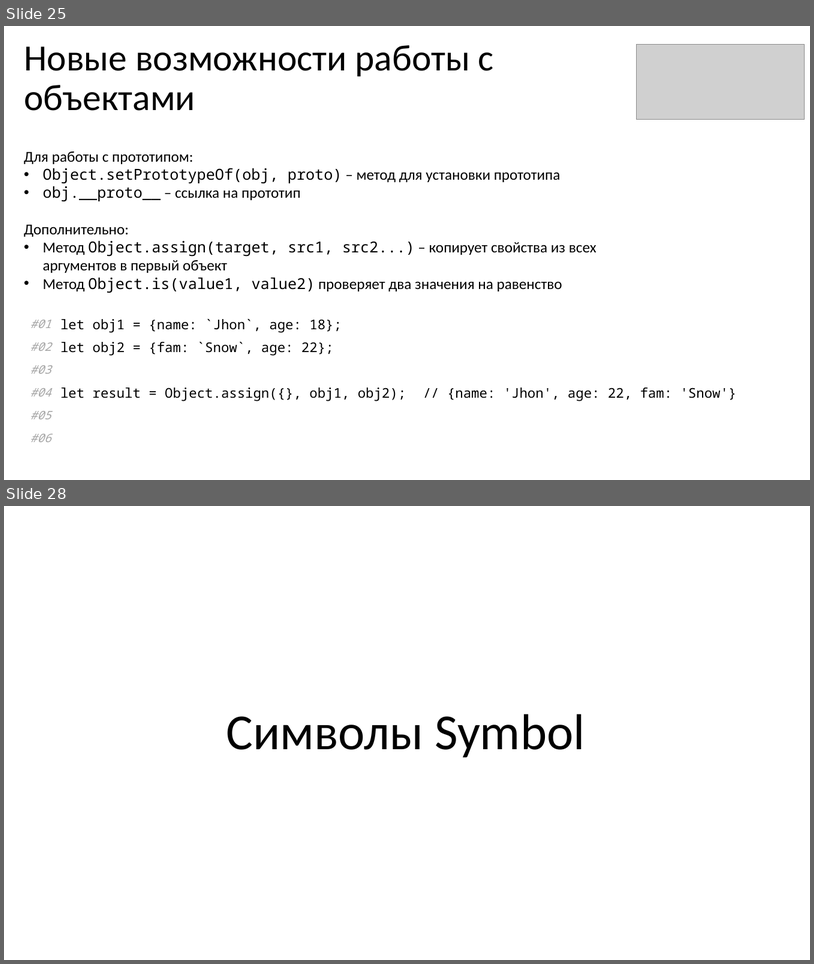
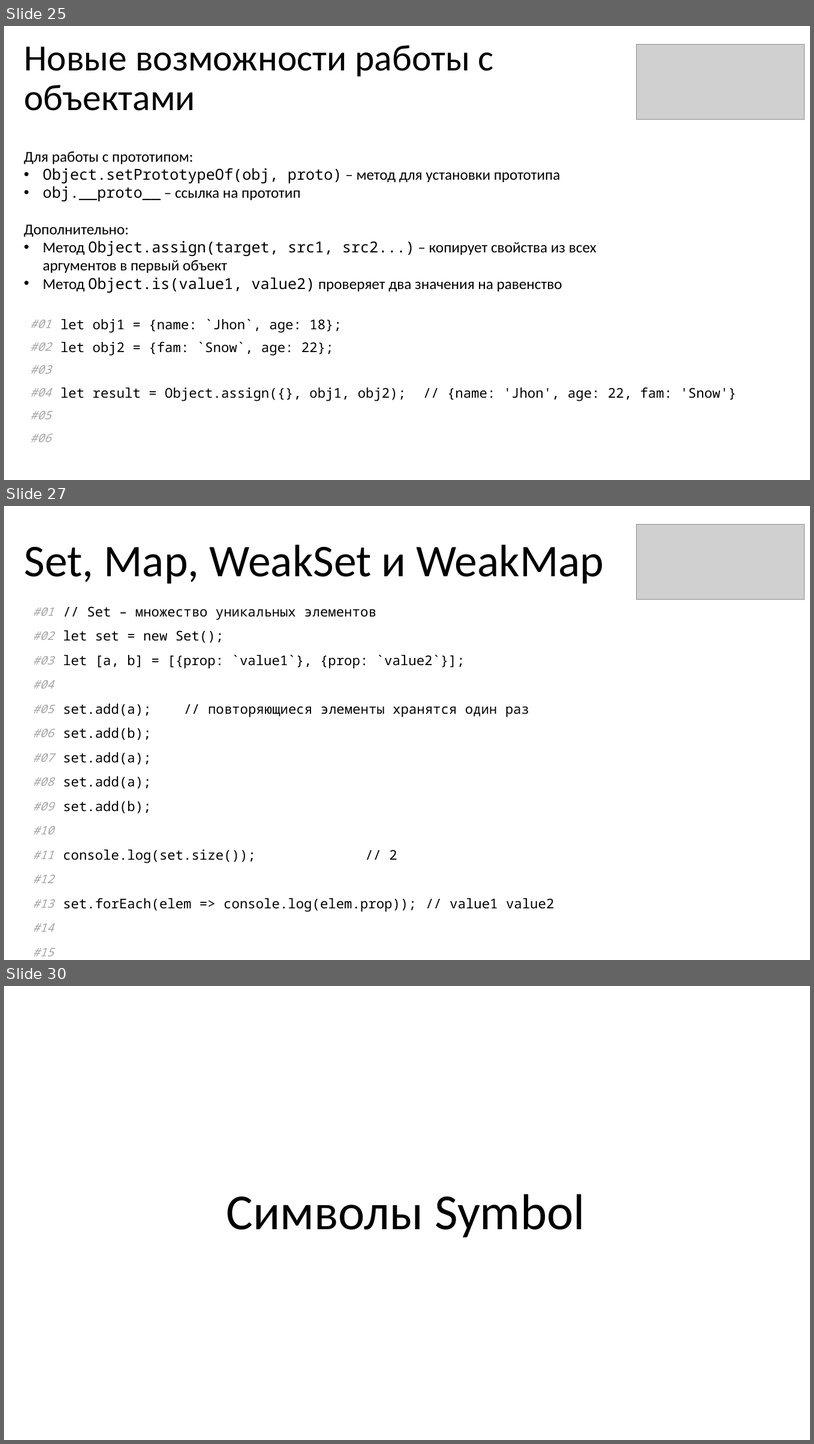
Before and after one commit to KOPTE3/modern-es, a slide deck: Modern ES.pptx. Shown one above the other, each under a label of ours: slides 25 and 28 before the commit, slides 25, 27 and 30 after it; the slides between them are not shown. The pictures are 814x964 and 814x1444 pixels, drawn with LibreOffice and Linux fonts; fonts in the diff are those of the drawing; grey boxes stand for pictures. Boxes give left, top, right and bottom in pixels: in the first picture for what was removed or moved away, otherwise in the second. Text is boxed around its words. In the diff, an @@ line names an element or a change of style, - is before the commit and + after.

```diff
--- a/Modern ES.pptx
+++ b/Modern ES.pptx
@@ slide 27 added at (4,506,810,960), background #FFFFFF @@
@@ picture added at (637,525,805,599) @@
@@ title added at (24,544,604,584), 54 pt, text #000000 @@
+Set, Map, WeakSet и WeakMap
@@ table added at (18,599,662,958), 15 rows, 2 columns @@
+#01 | // Set – множество уникальных элементов
+#02 | let set = new Set();
+#03 | let [a, b] = [{prop: `value1`}, {prop: `value2`}];
+#04 | 
+#05 | set.add(a); // повторяющиеся элементы хранятся один раз
+#06 | set.add(b);
+#07 | set.add(a);
+#08 | set.add(a);
+#09 | set.add(b);
+#10 | 
+#11 | console.log(set.size()); // 2
+#12 | 
+#13 | set.forEach(elem => console.log(elem.prop)); // value1 value2
+#14 | 
+#15 | 
@@ what was slide 28 is now slide 30 @@
```
Also in this commit, not shown: 3 slides changed, 15 other slides added.
